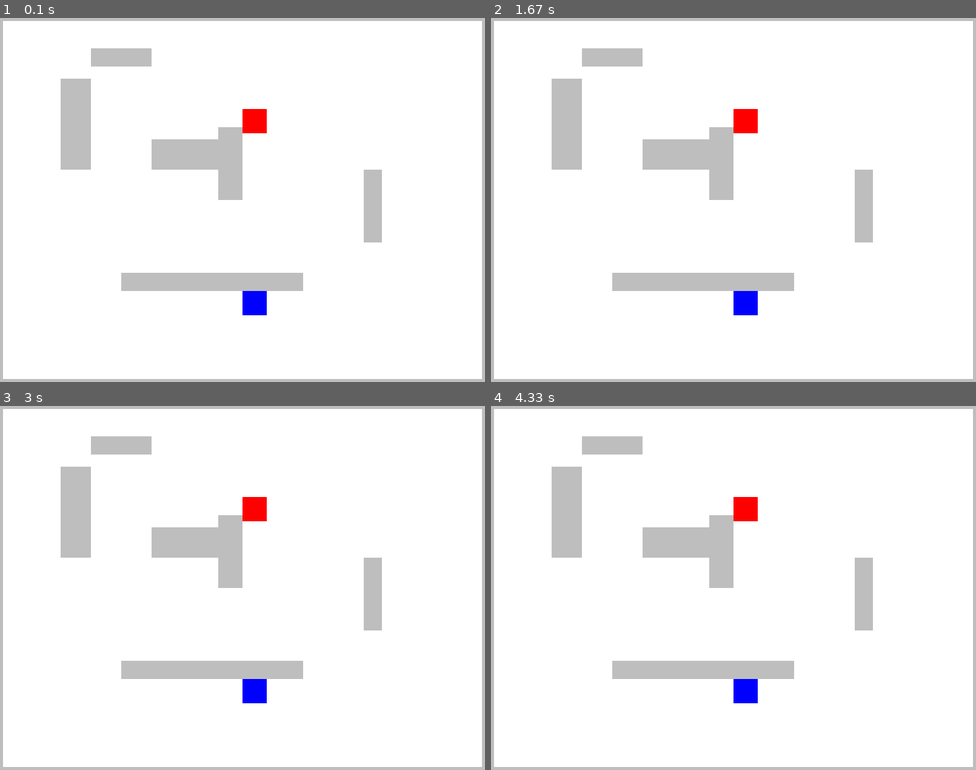
Above: before the commit, frames 1-4 (two rows, left to right).
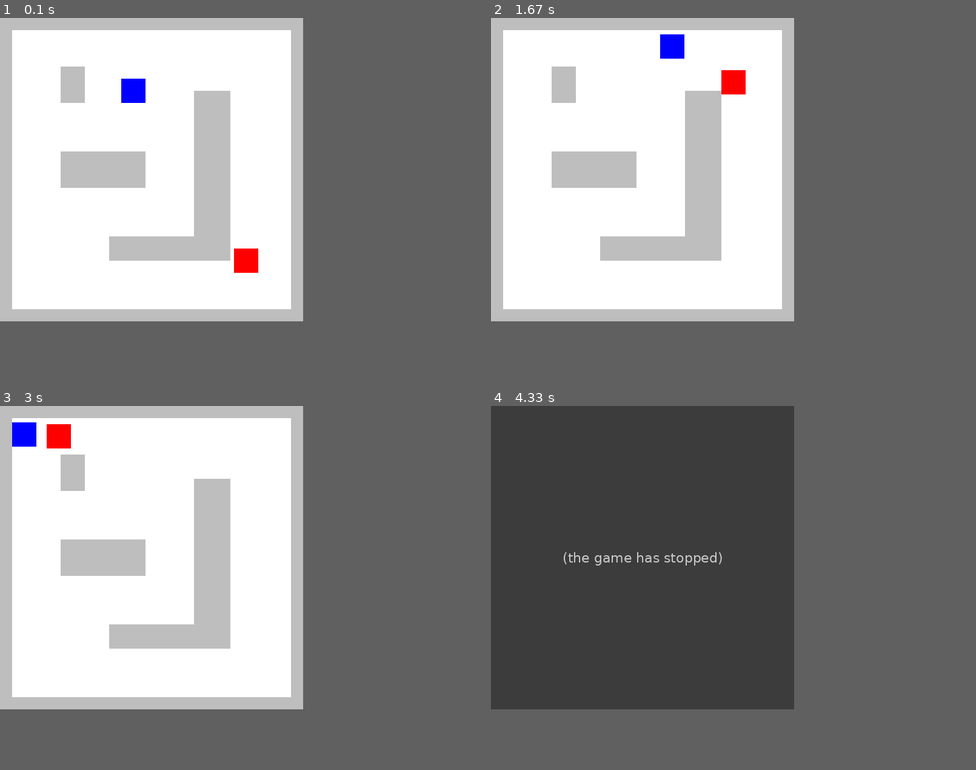
Above: after the commit, the same moments.

Repository: Cipher196/Game-using-pygame
Game: pygame game, started from move_towards_player.py
Same seed, same stepped clock (60 frames per second), same inputs: the game is played once before the commit and once after it.
Inputs:
- Up to frame 1 (0.1 s): no input
- Up to frame 2 (1.67 s): hold Right 0.33-0.8 s; hold Up 0.83-1.13 s
- Up to frame 3 (3 s): hold Left 1.67-2.2 s; hold Left 2.23-2.53 s; hold Left 2.57-2.97 s
- Up to frame 4 (4.33 s): hold Up 3-3.37 s
The window is 800x600 before the commit and 500x500 after it. Grey fills any space a smaller window leaves; there, only what the larger window draws over its background counts as a difference.

The runs differ from the first frame. In frame 1, 21% of the frame differs, in the area x 0-100%, y 0-100%; in frame 2, 21%; in frame 3, 21%; in frame 4, 55%.
After the commit the program exited at 3.07 s; later frames show no game.

Commit message:
13/12  made game more smooth

Diff:
--- a/move_towards_player.py
+++ b/move_towards_player.py
@@ -1,107 +1,144 @@
 import pygame
 import sys
 
-# -------------------- SETTINGS --------------------
-SCREEN_WIDTH = 800
-SCREEN_HEIGHT = 600
-FPS = 60
+# Settings
 
-# Colors
-WHITE = (255, 255, 255)
-BLACK = (0, 0, 0)
+TILE_SIZE=20
 
-# -------------------- SETUP ------------------------
+grid = [[1,1,1,1,1,1,1,1,1,1,1,1,1,1,1,1,1,1,1,1,1,1,1,1,1],
+        [1,0,0,0,0,0,0,0,0,0,0,0,0,0,0,0,0,0,0,0,0,0,0,0,1],
+        [1,0,0,0,0,0,0,0,0,0,0,0,0,0,0,0,0,0,0,0,0,0,0,0,1],
+        [1,0,0,0,0,0,0,0,0,0,0,0,0,0,0,0,0,0,0,0,0,0,0,0,1],
+        [1,0,0,0,0,1,1,0,0,0,0,0,0,0,0,0,0,0,0,0,0,0,0,0,1],
+        [1,0,0,0,0,1,1,0,0,0,0,0,0,0,0,0,0,0,0,0,0,0,0,0,1],
+        [1,0,0,0,0,1,1,0,0,0,0,0,0,0,0,0,1,1,1,0,0,0,0,0,1],
+        [1,0,0,0,0,0,0,0,0,0,0,0,0,0,0,0,1,1,1,0,0,0,0,0,1],
+        [1,0,0,0,0,0,0,0,0,0,0,0,0,0,0,0,1,1,1,0,0,0,0,0,1],
+        [1,0,0,0,0,0,0,0,0,0,0,0,0,0,0,0,1,1,1,0,0,0,0,0,1],
+        [1,0,0,0,0,0,0,0,0,0,0,0,0,0,0,0,1,1,1,0,0,0,0,0,1],
+        [1,0,0,0,0,1,1,1,1,1,1,1,0,0,0,0,1,1,1,0,0,0,0,0,1],
+        [1,0,0,0,0,1,1,1,1,1,1,1,0,0,0,0,1,1,1,0,0,0,0,0,1],
+        [1,0,0,0,0,1,1,1,1,1,1,1,0,0,0,0,1,1,1,0,0,0,0,0,1],
+        [1,0,0,0,0,0,0,0,0,0,0,0,0,0,0,0,1,1,1,0,0,0,0,0,1],
+        [1,0,0,0,0,0,0,0,0,0,0,0,0,0,0,0,1,1,1,0,0,0,0,0,1],
+        [1,0,0,0,0,0,0,0,0,0,0,0,0,0,0,0,1,1,1,0,0,0,0,0,1],
+        [1,0,0,0,0,0,0,0,0,0,0,0,0,0,0,0,1,1,1,0,0,0,0,0,1],
+        [1,0,0,0,0,0,0,0,0,1,1,1,1,1,1,1,1,1,1,0,0,0,0,0,1],
+        [1,0,0,0,0,0,0,0,0,1,1,1,1,1,1,1,1,1,1,0,0,0,0,0,1],
+        [1,0,0,0,0,0,0,0,0,0,0,0,0,0,0,0,0,0,0,0,0,0,0,0,1],
+        [1,0,0,0,0,0,0,0,0,0,0,0,0,0,0,0,0,0,0,0,0,0,0,0,1],
+        [1,0,0,0,0,0,0,0,0,0,0,0,0,0,0,0,0,0,0,0,0,0,0,0,1],
+        [1,0,0,0,0,0,0,0,0,0,0,0,0,0,0,0,0,0,0,0,0,0,0,0,1],
+        [1,1,1,1,1,1,1,1,1,1,1,1,1,1,1,1,1,1,1,1,1,1,1,1,1],]
+
+Screen_Width=len(grid[0])*TILE_SIZE
+Screen_Height=len(grid)*TILE_SIZE
+
+FPS=60
+
+# Setup
+
 pygame.init()
-screen = pygame.display.set_mode((SCREEN_WIDTH, SCREEN_HEIGHT))
-pygame.display.set_caption("My Pygame Game")
-clock = pygame.time.Clock()
+screen=pygame.display.set_mode((Screen_Width,Screen_Height))
+pygame.display.set_caption("Simple chase the player")
+clock=pygame.time.Clock()
 
-
-# ------------------- FUNCTION ------------------
-
-def collide(b1,b2):
-
-    if b1.x + b1.w < b2.x  or b1.x > b2.x + b2.w:
-        return False
-    if b1.y + b1.h < b2.y or b1.y > b2.y + b2.h:
-        return False
-
-    return True
-
-def enemy_move(enemy,player):
-    dx=player.x-enemy.x
-    dy=player.y-enemy.y
-
-    length=(dx**2+dy**2)**0.5
-
-    if length!=0:
-        dx/=length
-        dy/=length
-
-    enemy.move(dx,dy)
-
-# -------------- CLASS -----------------
+# Class
 
 class block:
 
-    def __init__(self,x,y,w,h,speed,color):
+    def __init__(self,x,y,Size_Tiles,speed,color):
         self.x=x
         self.y=y
-        self.w=w
-        self.h=h
+        self.Size_Tiles=Size_Tiles
         self.speed=speed
         self.color=color
 
     def show(self):
-        pygame.draw.rect(screen,self.color,(self.x,self.y,self.w,self.h))
+        pygame.draw.rect(screen,self.color,(self.x*TILE_SIZE,self.y*TILE_SIZE,TILE_SIZE*self.Size_Tiles,TILE_SIZE*self.Size_Tiles))
 
     def move(self,x,y):
-        self.x += x*self.speed
-        self.y += y*self.speed
 
-        for block in blocks:
-            if collide(self,block):
-                self.x -= x*self.speed
-                self.y -= y*self.speed
-                return
+        dx=self.x+(x*self.speed)
+        dy=self.y+(y*self.speed)
+
+        if check_all_corner(dx,dy,self.Size_Tiles,self.Size_Tiles):
+            self.x=dx
+            self.y=dy
+            return
+
+        if check_all_corner(dx,self.y,self.Size_Tiles,self.Size_Tiles):
+            self.x=dx
+            return
+
+        if check_all_corner(self.x,dy,self.Size_Tiles,self.Size_Tiles):
+            self.y=dy
+            return
 
 
-# -------------------- BLOCK ------------------------
 
-player=block(SCREEN_WIDTH//2,(3*SCREEN_HEIGHT)//4,40,40,3,'blue')
-enemy=block(SCREEN_WIDTH//2,SCREEN_HEIGHT//4,40,40,4,'red')
+# Blocks
 
-blocks=[]
-# --------boreder----------
-blocks.append(block(0,0,SCREEN_WIDTH,5,0,'grey'))
-blocks.append(block(0,0,5,SCREEN_HEIGHT,0,'grey'))
-blocks.append(block(0,SCREEN_HEIGHT-5,SCREEN_WIDTH,5,0,'grey'))
-blocks.append(block(SCREEN_WIDTH-5,0,5,SCREEN_HEIGHT,0,'grey'))
+player=block(10,5,2,0.2,'blue')
+enemy=block(20,20,2,0.2,'red')
 
-# -----------objects----------------
+# functions
 
-blocks.append(block(100,100,50,150,0,'grey'))
-blocks.append(block(250,200,150,50,0,'grey'))
+def show_screen():
+
+    for i in range(len(grid)):
+        for j in range(len(grid[0])):
+            if grid[i][j]==1:
+                pygame.draw.rect(screen,'grey',(j*TILE_SIZE,i*TILE_SIZE,TILE_SIZE,TILE_SIZE))
+            else :
+                pygame.draw.rect(screen,'white',(j*TILE_SIZE,i*TILE_SIZE,TILE_SIZE,TILE_SIZE))
 
 
-blocks.append(block(150, 50, 100, 30, 0, 'grey'))
-blocks.append(block(360, 180, 40, 120, 0, 'grey'))
+def check_corner(x,y):
+    if grid[int(y)][int(x)]==0:
+        return True
+    else :
+        return False
+
+def check_all_corner(x,y,w,h):
+    return check_corner(x,y) and check_corner(x+w,y) and check_corner(x,y+h) and check_corner(x+w,y+h)
+
+def move_enemy():
+
+    dx=player.x-enemy.x
+    dy=player.y-enemy.y
+
+    dist=(dx**2+dy**2)**0.5
+
+    if dist!=0:
+        dx/=dist
+        dy/=dist
+
+    enemy.move(dx,dy)
+
+def check_enemy_collision():
+
+    player.w = player.Size_Tiles
+    player.h = player.Size_Tiles
+    enemy.w = enemy.Size_Tiles
+    enemy.h = enemy.Size_Tiles
+
+    if not(player.x+player.w<enemy.x or player.x>enemy.x+enemy.w or player.y+player.h<enemy.y or player.y>enemy.y+enemy.h):
+        global running
+        running=False
 
 
-blocks.append(block(200, 420, 300, 30, 0, 'grey'))
-blocks.append(block(600, 250, 30, 120, 0, 'grey'))
+# Game Loop
 
+running=True
 
-# -------------------- GAME LOOP --------------------
-running = True
 while running:
-    # --- Event Handling ---
+
     for event in pygame.event.get():
         if event.type == pygame.QUIT:
             running=False
 
-    # --- Update (Game Logic) ---
-    # Put your update code here
+    # Game Logic
     keys=pygame.key.get_pressed()
 
     if keys[pygame.K_a] or keys[pygame.K_LEFT]:
@@ -113,24 +150,18 @@
     if keys[pygame.K_s] or keys[pygame.K_DOWN]:
         player.move(0,1)
 
-    # if player will collide to enemy game will stop
-    if collide(player,enemy):
-        running=False
+    move_enemy()
 
-    enemy_move(enemy,player)
+    check_enemy_collision()
 
-    # --- Draw (Render) ---
-    screen.fill(WHITE)       # Clear screen
+    # Draw
+    show_screen()
     player.show()
     enemy.show()
 
-    for block in blocks:
-        block.show()
-    # Put your drawing code here
 
-    pygame.display.flip()    # Update display
-    clock.tick(FPS)          # Maintain FPS
-
+    pygame.display.update()
+    clock.tick(FPS)
 
 pygame.quit()
 sys.exit()
